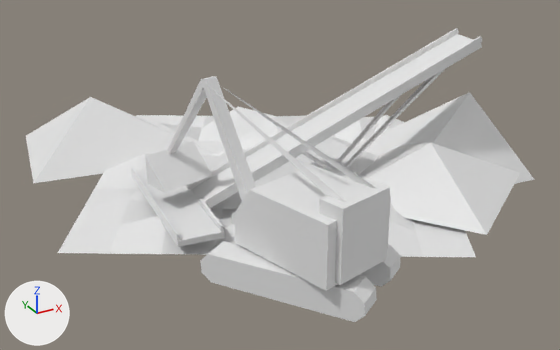
What one commit did to the glTF model client/scripts/modules/game/scene/assets/models/buildings/sandMine.glb.
Both versions are drawn from a 50 mm camera at (-0.141, -0.303, 0.483) aimed at (0.301, 0.501, 0.081). The lights are fixed; the arrows at lower left show +X, +Y and +Z. Vertices at the same position are counted once.

Names of what the first picture shows: 'FactoryBotto.004'.
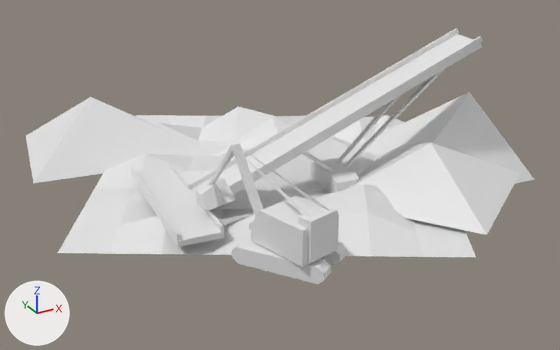
Where the change shows, as pixel boxes (x1, y1, x2, y2) in the pictures (560 x 350 px):
'FactoryBotto.004', reshaped (13% shorter): before (26, 28, 535, 322); after (26, 28, 535, 284)
part 1 of me_circle_020, built on: before (145, 76, 400, 322); after (196, 143, 347, 284)

Patch to the scene script:
```diff
--- a/client/scripts/modules/game/scene/assets/models/buildings/sandMine.glb.py
+++ b/client/scripts/modules/game/scene/assets/models/buildings/sandMine.glb.py
@@ me_circle_020 @@
 # used by ob_factorybotto_004; location = (0.0, 0.0, 0.0)
-me_circle_020.from_pydata(...)  # 304 vertices, 400 faces; spans x 0.003..0.649, y 0.186..0.853, z 0.04..0.251
+me_circle_020.from_pydata(...)  # 312 vertices, 410 faces; spans x 0.003..0.649, y 0.235..0.853, z 0.04..0.251
+# me_circle_020 part 1
+# 2 vertices are removed from x 0.129..0.187, y 0.457..0.508, z 0.112..0.147
+# 7 faces are deleted
+# 92 vertices move from x 0.117..0.299, y 0.186..0.508, z 0.068..0.249 to x 0.154..0.262, y 0.252..0.442, z 0.075..0.182
+# 10 vertices are added at x 0.158..0.197, y 0.412..0.442, z 0.101..0.127
+# 17 new faces join them
```
